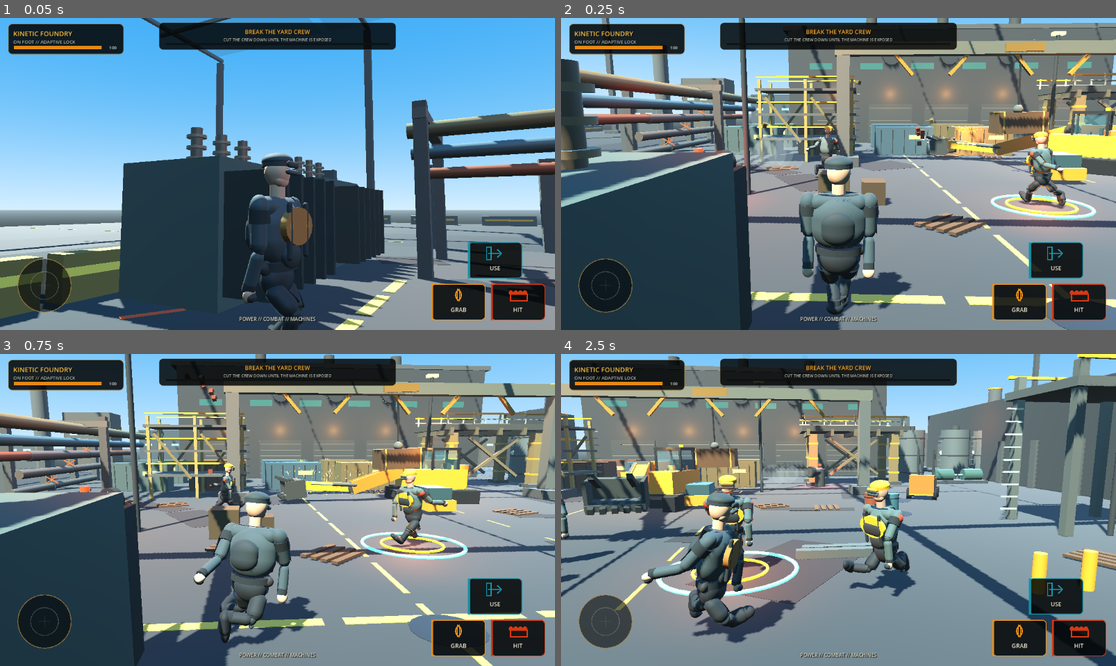
Above: before the commit, frames 1-4 (two rows, left to right).
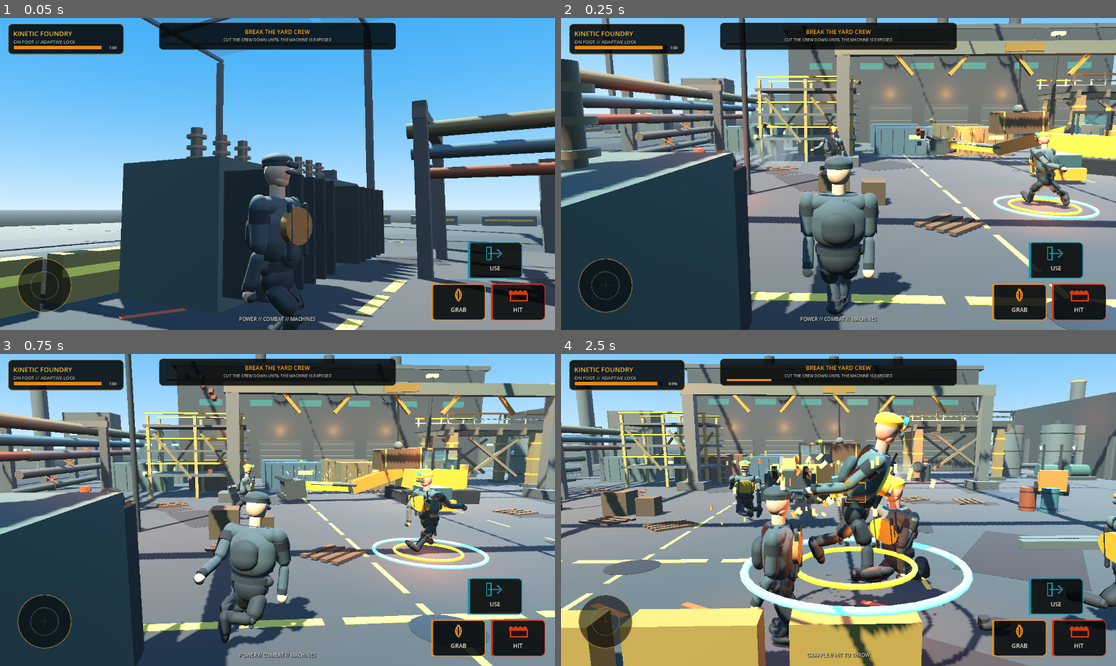
Above: after the commit, the same moments.

Repository: IssisX/kinetic-foundry-
Game: Godot game, scene res://Main.tscn
Two runs of this game, one before a commit and one after it. Both use one fixed random seed, a clock stepped at 60 frames per second and the inputs below.
Inputs (mouse positions are in pixels of both pictures, inside the frame that each line leads up to):
- Up to frame 1 (0.05 s): no input
- Up to frame 2 (0.25 s): no input
- Up to frame 3 (0.75 s): move the mouse to (399, 494) at 0.52 s; hold D from 0.53 s (still down); hold E from 0.53 s (still down); click (399, 494) at 0.67 s
- Up to frame 4 (2.5 s): release D at 1.25 s; release E at 1.25 s; drag from (727, 525) to (810, 572) at 1.27 s; move the mouse to (894, 441) at 2.02 s; hold D from 2.03 s (still down); hold K from 2.03 s (still down)

Frame 1 is identical in both runs. In frame 2, 1.6% of the frame differs, in the area x 44-98%, y 34-65%; in frame 3, 3.3%; in frame 4, 69%, in the area x 0-100%, y 0-100%.

Commit message:
Make wreckage bracing orientation-aware

Diff:
--- a/scripts/structural_debris.gd
+++ b/scripts/structural_debris.gd
@@ -123,13 +123,19 @@
 
 func get_load_profile() -> Dictionary:
     var velocity_sq := linear_velocity.length_squared()
+    var long_axis := _long_axis_world()
+    var vertical_alignment := absf(long_axis.dot(Vector3.UP))
+    var settled := _settled_factor()
     return {
         "mass": mass,
         "size": piece_size,
         "kinetic_energy": 0.5 * mass * velocity_sq,
         "brace_quality": _brace_quality(),
         "plastic_strain": plastic_strain,
-        "source": source_tag
+        "source": source_tag,
+        "long_axis": long_axis,
+        "vertical_alignment": vertical_alignment,
+        "settled_factor": settled
     }
 
 func _brace_quality() -> float:
@@ -141,4 +147,46 @@
         0.08,
         minf(piece_size.x, minf(piece_size.y, piece_size.z))
     )
-    return clampf(longest / shortest / 12.0, 0.15, 1.0)
+    var slenderness := clampf(
+        longest / shortest / 12.0,
+        0.15,
+        1.0
+    )
+    var vertical := absf(_long_axis_world().dot(Vector3.UP))
+    var diagonal := sin(acos(clampf(vertical, 0.0, 1.0)) * 2.0)
+    diagonal = absf(diagonal)
+    var orientation_quality := clampf(
+        0.34 + diagonal * 0.66,
+        0.34,
+        1.0
+    )
+    var strain_quality := clampf(
+        1.0 - plastic_strain * 2.4,
+        0.42,
+        1.0
+    )
+    return clampf(
+        slenderness
+        * orientation_quality
+        * _settled_factor()
+        * strain_quality,
+        0.05,
+        1.0
+    )
+
+func _long_axis_world() -> Vector3:
+    var local_axis := Vector3.RIGHT
+    if piece_size.y >= piece_size.x and piece_size.y >= piece_size.z:
+        local_axis = Vector3.UP
+    elif piece_size.z >= piece_size.x and piece_size.z >= piece_size.y:
+        local_axis = Vector3.BACK
+    return (global_basis * local_axis).normalized()
+
+func _settled_factor() -> float:
+    if held or machine_held:
+        return 0.12
+    var motion := (
+        linear_velocity.length() / 2.6
+        + angular_velocity.length() / 4.2
+    )
+    return clampf(1.0 - motion, 0.12, 1.0)
